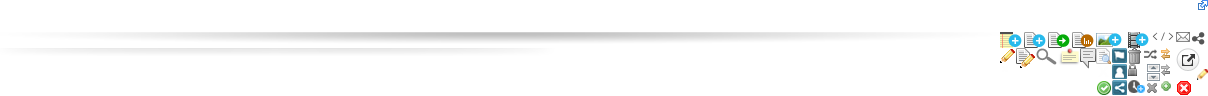
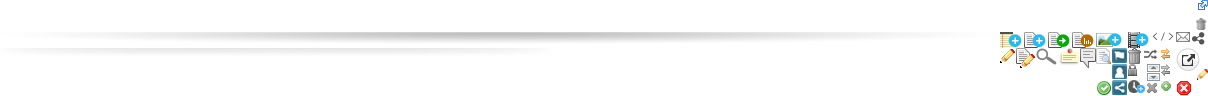
Revision of a layered 1208 x 96 image; what changed, layer by layer:
added layer "delete-small" above "1000px - Global/Wiki Nav" over (x1=1196, y1=18, x2=1207, y2=30)
